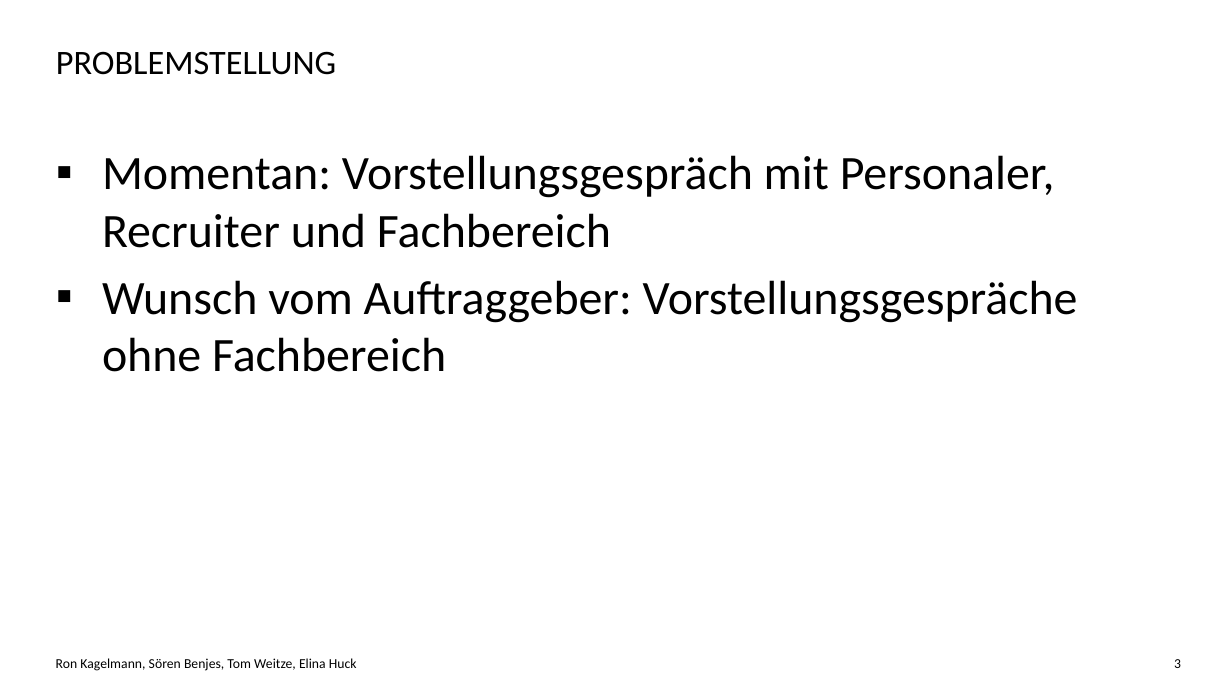
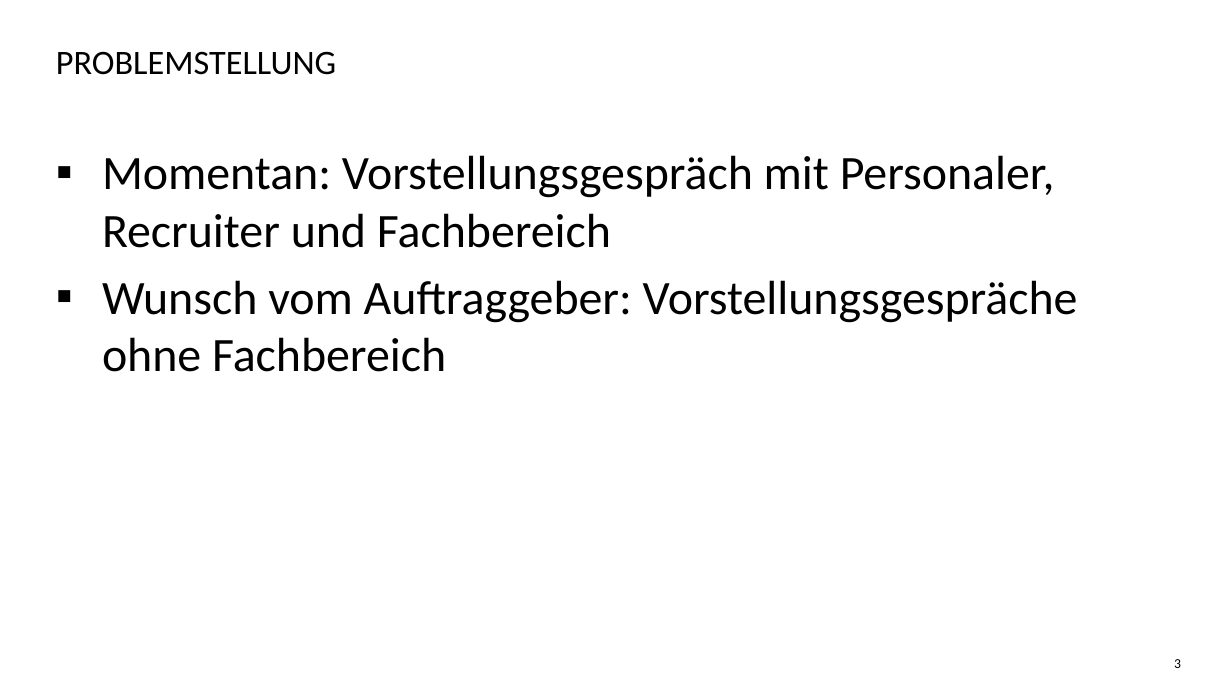
Before and after one commit to Elinuschka/H-DSkript, a slide deck: slide 3 of Candidate Accessment System.pptx. Drawn at 1232x693 pixels with LibreOffice and Linux fonts; fonts in the diff are those of the drawing. Boxes give left, top, right and bottom in pixels: in the first picture for what was removed or moved away, otherwise in the second. Text is boxed around its words. In the diff, an @@ line names an element or a change of style, - is before the commit and + after.

```diff
--- a/Candidate Accessment System.pptx
+++ b/Candidate Accessment System.pptx
@@ text removed at box(56, 658, 357, 671) @@
-Ron Kagelmann, Sören Benjes, Tom Weitze, Elina Huck
```
Also in this commit, not shown: 1 other slide changed, 24 slides added, 7 slides removed.
